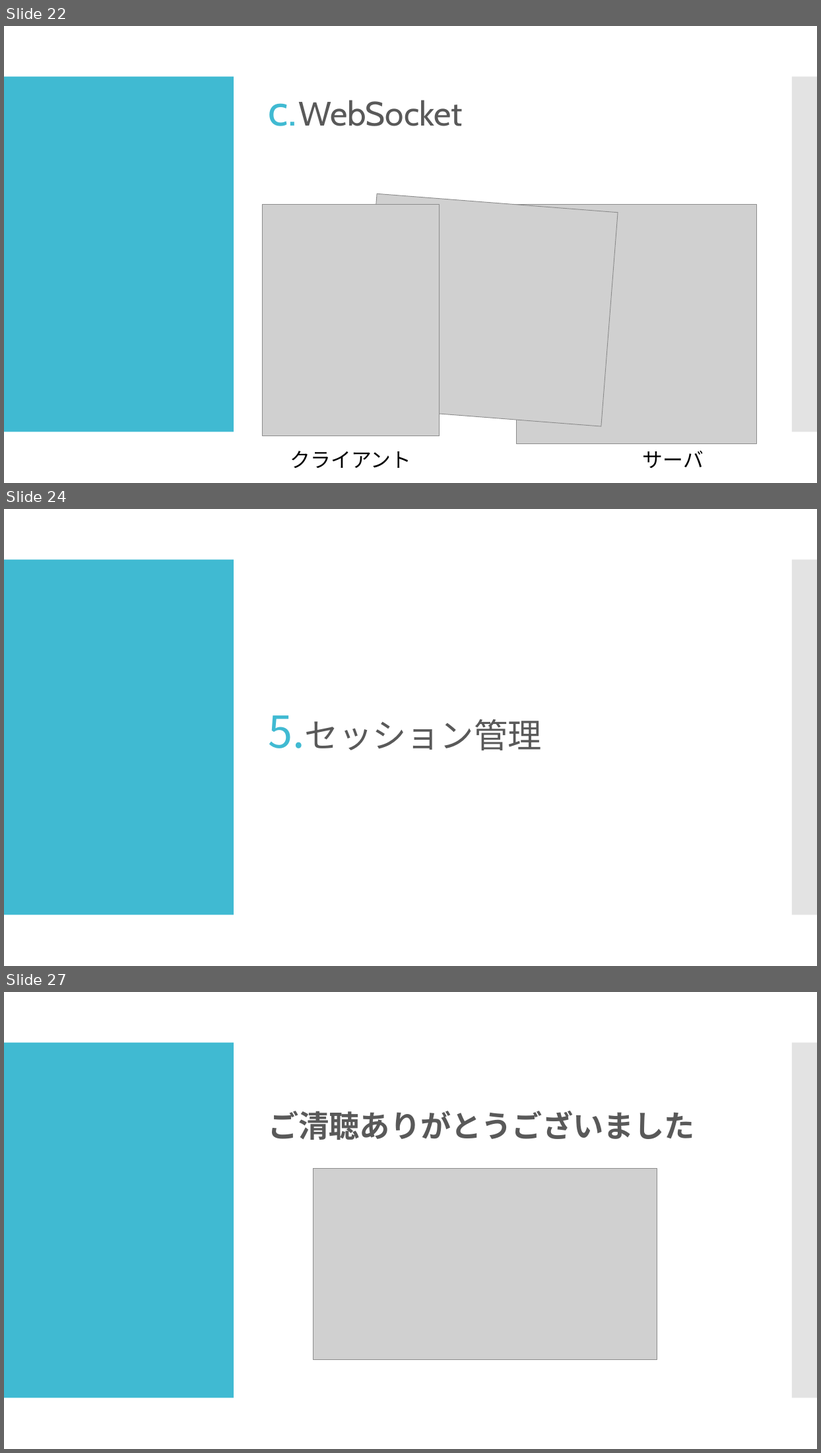
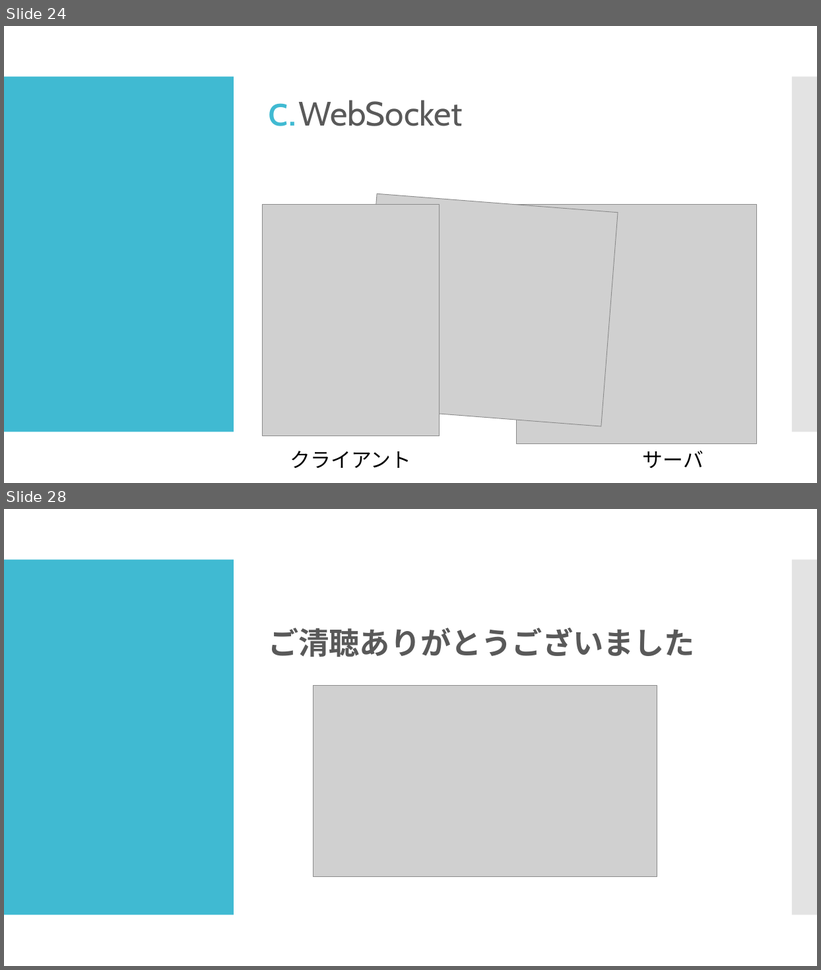
Before and after one commit to simasiman/Olynpic, a slide deck: Documents/発表用資料/2グループ 制作発表.pptx. Shown one above the other, each under a label of ours: slides 22, 24 and 27 before the commit, slides 24 and 28 after it; the slides between them are not shown. The pictures are 821x1453 and 821x970 pixels, drawn with LibreOffice and Linux fonts; fonts in the diff are those of the drawing; grey boxes stand for pictures. Boxes give left, top, right and bottom in pixels: in the first picture for what was removed or moved away, otherwise in the second. Text is boxed around its words. In the diff, an @@ line names an element or a change of style, - is before the commit and + after.

```diff
--- a/Documents/発表用資料/2グループ 制作発表.pptx
+++ b/Documents/発表用資料/2グループ 制作発表.pptx
@@ slide 24 removed at (4,509,817,966), background #FFFFFF; not listed: 2 template elements that a slide beside it also shows @@
@@ text removed at (305,720,542,751) @@
-5. セッション管理
@@ what was slide 22 is now slide 24 @@
@@ what was slide 27 is now slide 28 @@
```
Also in this commit, not shown: 7 slides changed, 4 slides added, 2 other slides removed.
